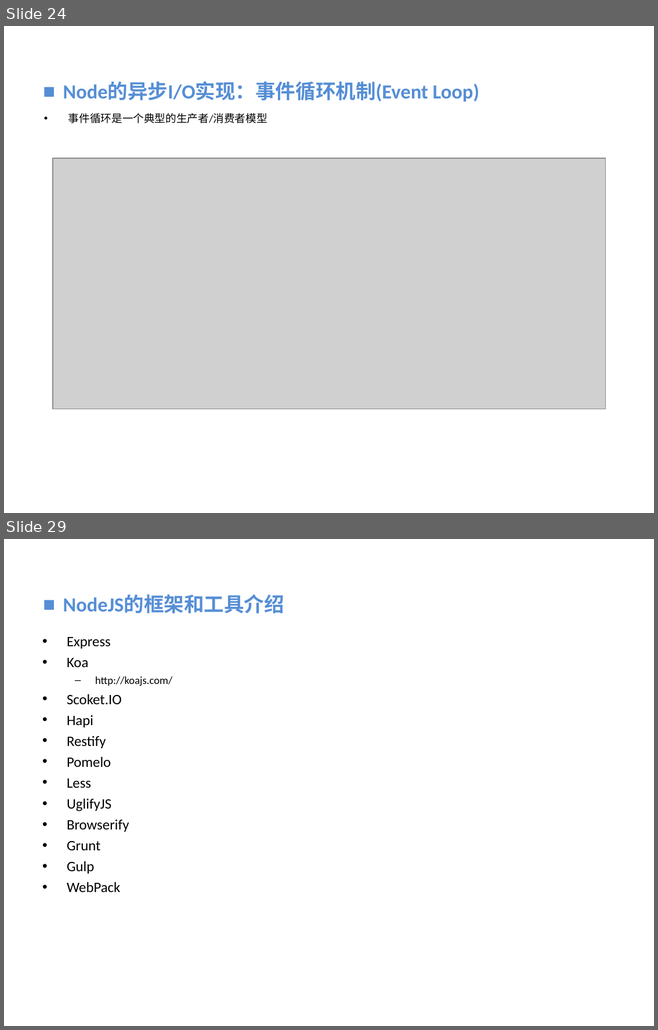
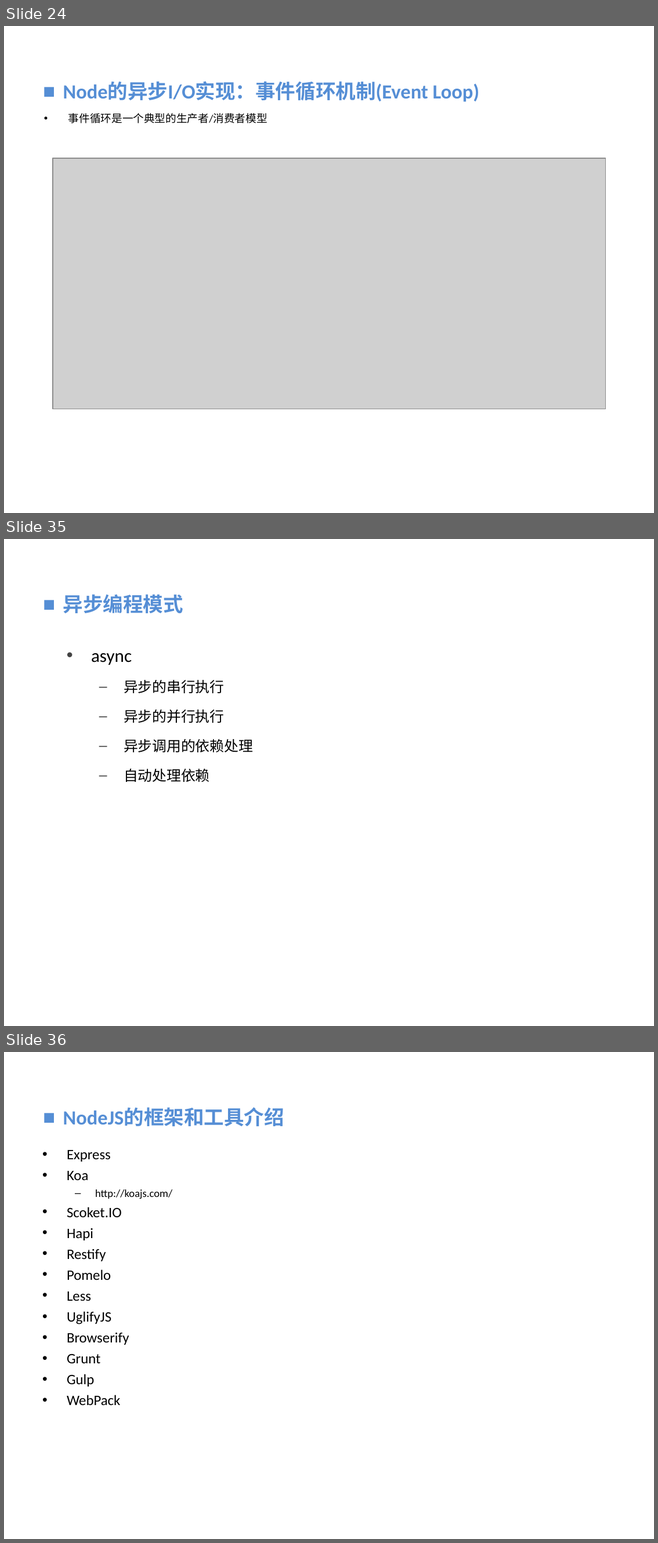
Before and after one commit to vaik/Documents, a slide deck: 我的分享/NodeJS基础概念理解.ppt. Shown one above the other, each under a label of ours: slides 24 and 29 before the commit, slides 24, 35 and 36 after it; the slides between them are not shown. The pictures are 658x1030 and 658x1543 pixels, drawn with LibreOffice and Linux fonts; fonts in the diff are those of the drawing; grey boxes stand for pictures; background and template pictures are left out. Boxes give left, top, right and bottom in pixels: in the first picture for what was removed or moved away, otherwise in the second. Text is boxed around its words. In the diff, an @@ line names an element or a change of style, - is before the commit and + after.

```diff
--- a/我的分享/NodeJS基础概念理解.ppt
+++ b/我的分享/NodeJS基础概念理解.ppt
@@ slide 35 added at (4, 539, 654, 1026), background picture (left out) @@
@@ text added at (63, 594, 183, 613), 22.2 pt, text #558ED5, bold @@
+■ 异步编程模式
@@ text added at (91, 653, 253, 782), 16 pt, text #000000 @@
+  • async
+      – 异步的串行执行
+      – 异步的并行执行
+      – 异步调用的依赖处理
+      – 自动处理依赖
@@ what was slide 29 is now slide 36 @@
```
Also in this commit, not shown: 2 slides changed, 10 other slides added, 4 slides removed.
